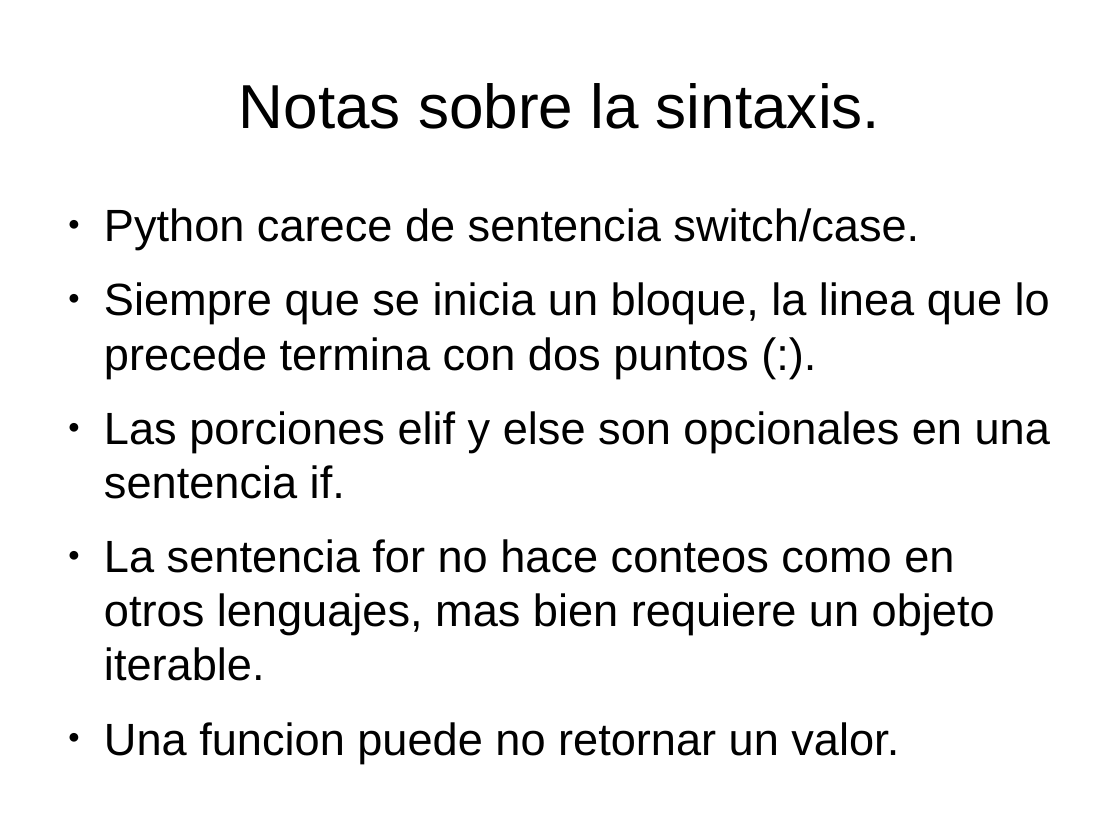
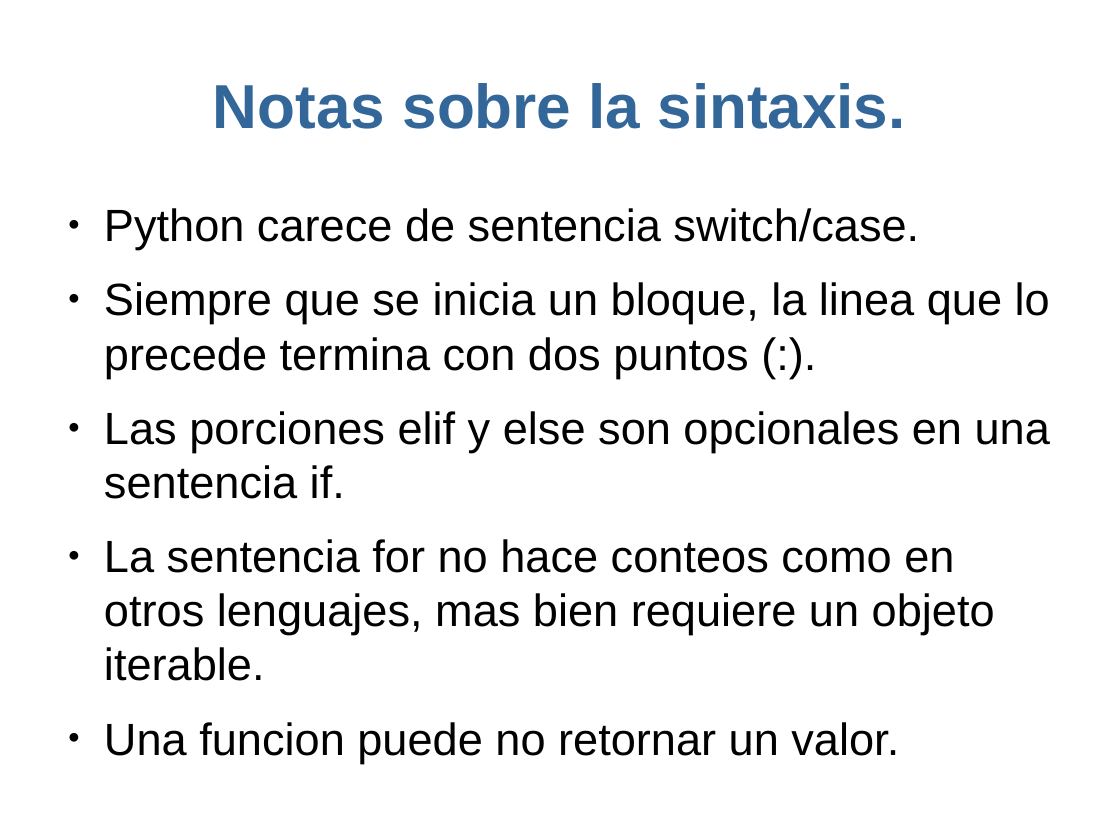
Before and after one commit to joksan/Presentaciones, a slide deck: slide 17 of Breve introduccion a Python/Breve introduccion a Python.odp (slide 13 before the commit). Drawn at 1120x840 pixels with LibreOffice and Linux fonts; fonts in the diff are those of the drawing. Boxes give left, top, right and bottom in pixels: in the first picture for what was removed or moved away, otherwise in the second. Text is boxed around its words. In the diff, an @@ line names an element or a change of style, - is before the commit and + after.

```diff
--- a/Breve introduccion a Python/Breve introduccion a Python.odp
+++ b/Breve introduccion a Python/Breve introduccion a Python.odp
@@ title "Notas sobre la sintaxis." at [213, 83, 906, 129]: text colour #000000 to #336699, bold on @@
```
Also in this commit, not shown: 16 other slides changed, 6 slides added, 1 slide removed.
